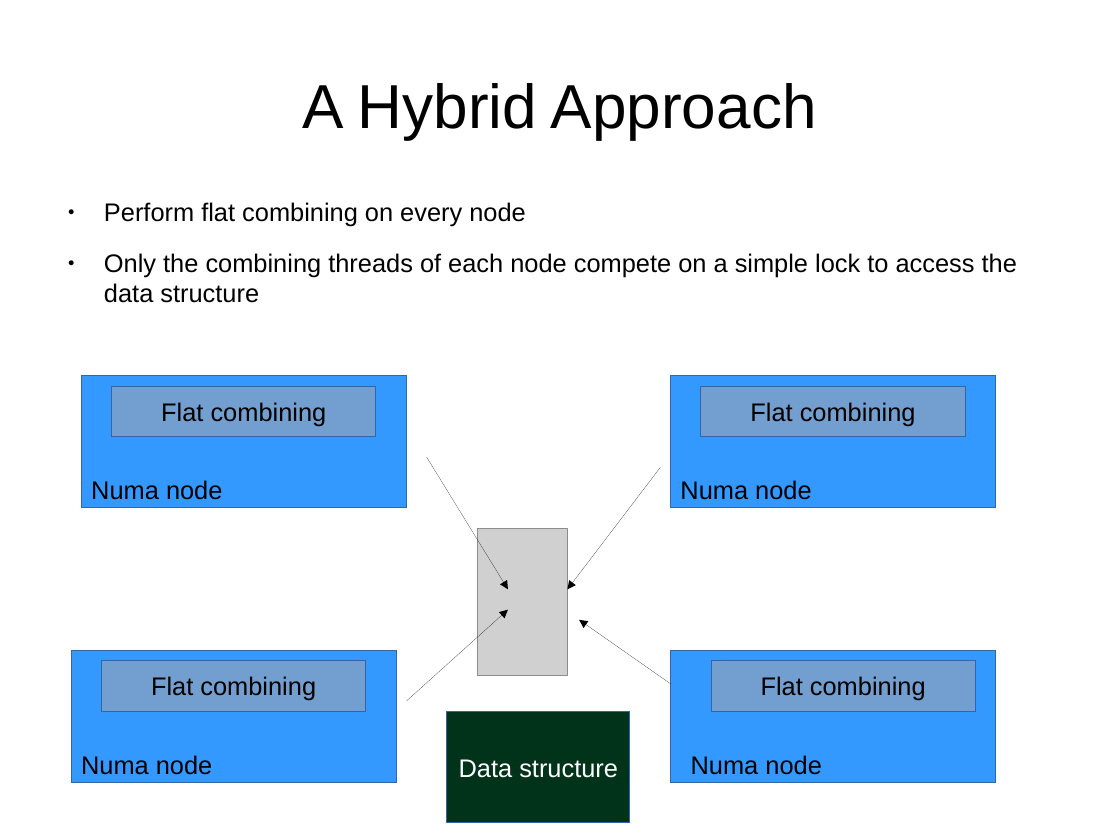
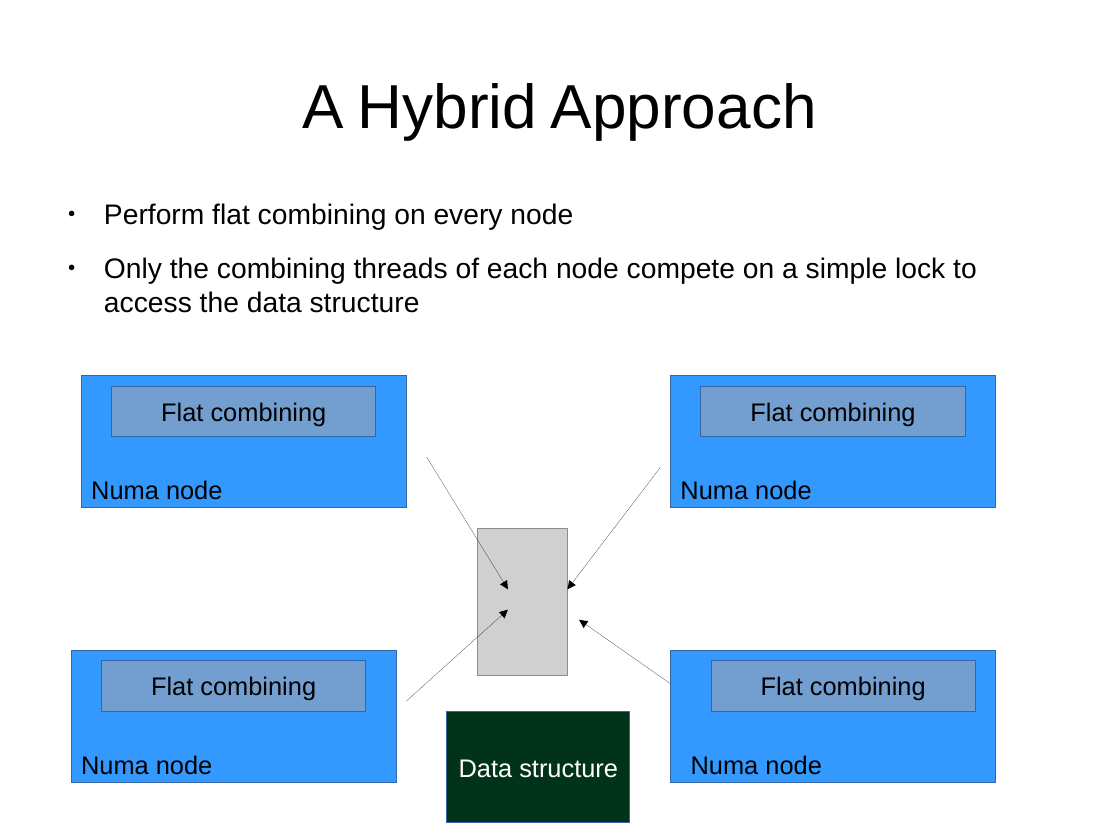
Before and after one commit to mpastyl/my_thesis, a slide deck: slide 46 of presentation.odp. Drawn at 1120x840 pixels with LibreOffice and Linux fonts; fonts in the diff are those of the drawing; grey boxes stand for pictures. Boxes give left, top, right and bottom in pixels: in the first picture for what was removed or moved away, otherwise in the second. Text is boxed around its words. In the diff, an @@ line names an element or a change of style, - is before the commit and + after.

```diff
--- a/presentation.odp
+++ b/presentation.odp
@@ text "Perform flat combining on every ..." at (104,203,977,313): size 18 to 20 pt @@
```
Also in this commit, not shown: 7 other slides changed, 4 slides added, 4 other files.
